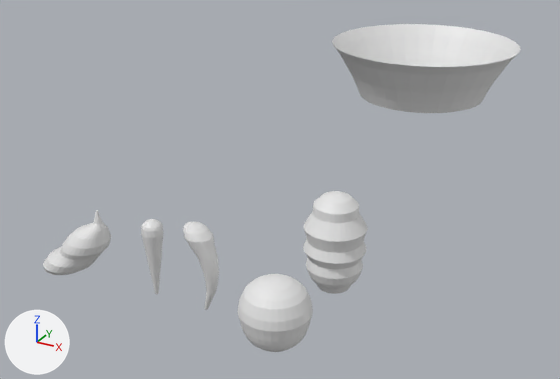
Before and after pictures for a commit that changed the Blender file working/subahu/Vegetable/Vegetable.blend.
The view is the same before and after, from a 50 mm lens placed at (3.23, -3.96, 3.04), pointed at (-0.52, 2.86, -0.36). The axes (+X, +Y, +Z) are drawn at lower left. The lights are the same throughout.
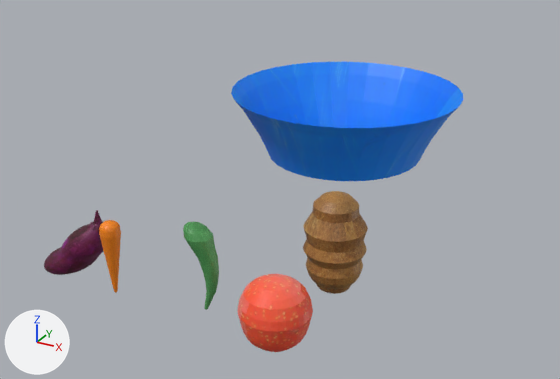
What differs and where, as boxes (x1, y1, x2, y2) in the pictures (560 x 379 px):
'Circle', recoloured, surface changed, moved
    before: (332, 24, 521, 113)
    after: (231, 62, 463, 181)
'Circle.007', recoloured (white to brown)
    both: (303, 191, 368, 294)
'Circle.006', recoloured (white to red)
    both: (237, 274, 313, 352)
'Circle.002', reshaped
    before: (43, 222, 111, 275)
    after: (44, 210, 103, 275)
'Circle.001', recoloured, moved
    before: (141, 219, 164, 294)
    after: (99, 220, 121, 293)
'Circle.005', recoloured (grey to green)
    both: (183, 222, 219, 310)
'Circle.003', deleted
    before: (94, 210, 102, 225)
part 1 of me_circle_002, added
    after: (94, 210, 102, 225)
part 2 of me_circle_002, built on
    before: (43, 222, 111, 275)
    after: (44, 222, 103, 275)

What the commit changed:
Picture 'BluePlastic.jpg' (img_blueplastic_jpg) is new.
Picture 'Carrot.jpg' (img_carrot_jpg) is new.
Picture 'eggPlant.jpg' (img_eggplant_jpg) is new.
Picture 'greenPepper.jpg' (img_greenpepper_jpg) is new.
Picture 'totamto.jpg' (img_totamto_jpg) is new.
Picture 'Potato.jpg' (img_potato_jpg) is new.
Material 'BluePlastic.jpg' (mat_blueplastic_jpg) is new.
Its texture is img_blueplastic_jpg.
Material 'Carrot.jpg' (mat_carrot_jpg) is new.
Its texture is img_carrot_jpg.
Material 'eggPlant.jpg' (mat_eggplant_jpg) is new.
Its texture is img_eggplant_jpg.
Material 'greenPepper.jpg' (mat_greenpepper_jpg) is new.
Its texture is img_greenpepper_jpg.
Material 'totamto.jpg' (mat_totamto_jpg) is new.
Its texture is img_totamto_jpg.
Material 'Potato.jpg' (mat_potato_jpg) is new.
Its texture is img_potato_jpg.
me_circle_007 has 576 vertices, 546 faces and spans x -1.2..1.2, y -1.2..1.2, z -0.51..2.05.
me_circle_007 now uses material mat_potato_jpg (picture img_potato_jpg).
me_circle_006 has 576 vertices, 546 faces and spans x -1.25..1.25, y -1.25..1.25, z -0.51..2.05.
me_circle_006 now uses material mat_totamto_jpg (picture img_totamto_jpg).
me_circle_005 has 416 vertices, 386 faces and spans x -0.42..0.33, y -0.31..0.29, z -0.03..1.97.
me_circle_005 now uses material mat_greenpepper_jpg (picture img_greenpepper_jpg).
me_circle_002 is used by ob_circle_002; location (-0.945, 0.287, 0.034); scale (0.196, 0.196, 0.196).
me_circle_002 had 448 vertices, 417 faces and spanned x -2.23..1.13, y -1.1..1.1, z -1.62..1.25.
me_circle_002 now has 7105 vertices, 6885 faces and spans x -2.2..1.13, y -1.09..1.09, z -1.62..1.77.
me_circle_002 part 1: a new loose piece of 128 vertices spanning x 0.64..0.99, y -0.18..0.18, z 1.23..1.77, in mat_eggplant_jpg (picture img_eggplant_jpg).
me_circle_002 part 2: 33 vertices moved within x -1.72..0.94, y -0.97..0.97, z -1.62..1.25; 347 vertices removed from x -2.23..1.13, y -1.1..1.1, z -1.62..1.25; 6748 vertices added at x -2.2..1.11, y -1.09..1.09, z -1.62..1.25.
me_circle_002 part 3: the surface is now shaded smooth.
me_circle_002 now uses material mat_eggplant_jpg (picture img_eggplant_jpg).
me_circle_001 has 256 vertices, 226 faces and spans x -0.24..0.24, y -0.24..0.24, z -0.03..1.79.
me_circle_001 now uses material mat_carrot_jpg (picture img_carrot_jpg).
me_circle has 192 vertices, 161 faces and spans x -1.48..1.48, y -1.48..1.48, z 0.0..0.85.
me_circle is used by ob_circle; location (0.0, 5.867, 0.0); scale (0.826, 0.826, 0.826).
me_circle part 4: texture (UV) coordinates changed.
me_circle now uses material mat_blueplastic_jpg (picture img_blueplastic_jpg).
Object 'Circle.003' (ob_circle_003) is deleted.
Object 'Circle.001' (ob_circle_001) moves from (0.0, 0.0, 0.0) to (-0.403, 0.0, -0.103).
Object 'Circle' (ob_circle) moves from (0.0, 5.867, 0.0) to (0.0, 3.369, 0.0).
